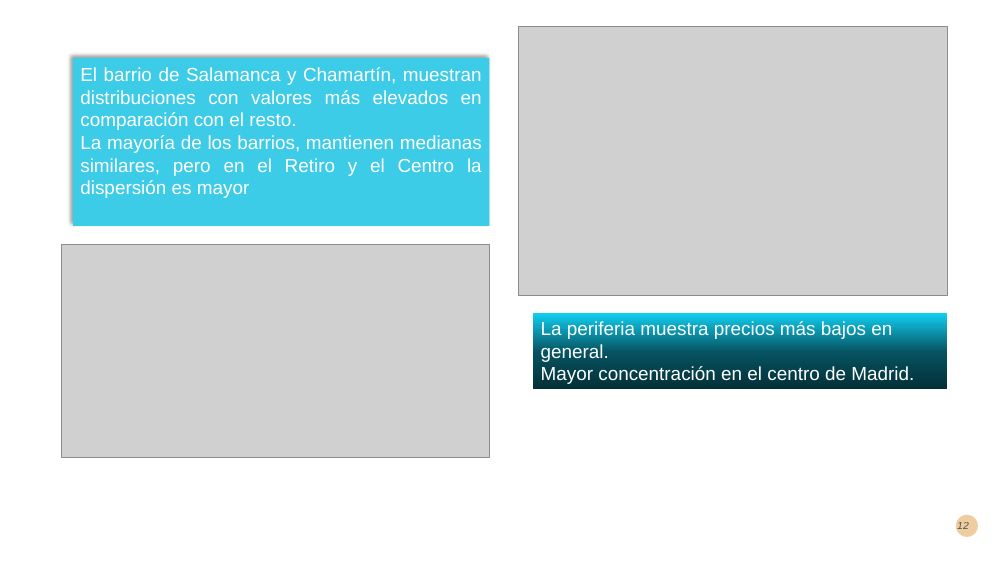
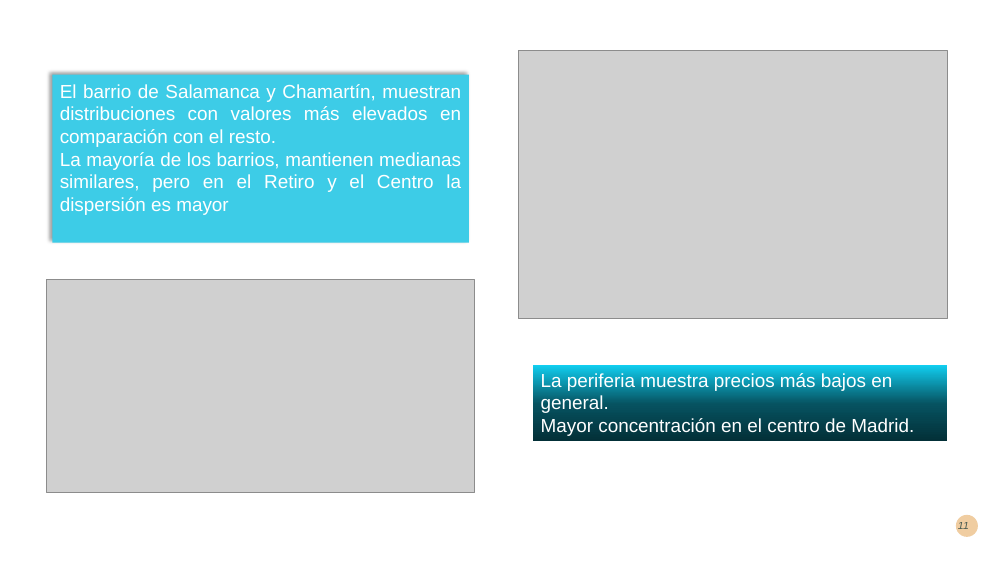
Before and after one commit to AlbrtttoTorres/EDA_Airbnb_Barcelona_Madrid_Sevilla, a slide deck: slide 11 of Presentación.pptx (slide 12 before the commit). Drawn at 1008x567 pixels with LibreOffice and Linux fonts; fonts in the diff are those of the drawing; grey boxes stand for pictures. Boxes give left, top, right and bottom in pixels: in the first picture for what was removed or moved away, otherwise in the second. Text is boxed around its words. In the diff, an @@ line names an element or a change of style, - is before the commit and + after.

```diff
--- a/Presentación.pptx
+++ b/Presentación.pptx
@@ picture: place and size @@
-picture at [519, 26, 948, 295]
+picture at [519, 50, 948, 318]
@@ rectangle "El barrio de Salamanca y ...": place and size @@
-rectangle "El barrio de Salamanca y ..." at [73, 58, 489, 226]
+rectangle "El barrio de Salamanca y ..." at [52, 75, 469, 243]
@@ picture: place and size @@
-picture at [61, 245, 490, 457]
+picture at [46, 280, 475, 492]
@@ rectangle "La periferia muestra precios más ...": place and size @@
-rectangle "La periferia muestra precios más ..." at [533, 313, 947, 389]
+rectangle "La periferia muestra precios más ..." at [533, 364, 947, 441]
@@ page number at [958, 522, 969, 529]: text changed @@
-12
+11
```
Also in this commit, not shown: 5 other slides changed, 1 slide added, 2 slides removed, 1 other file.
